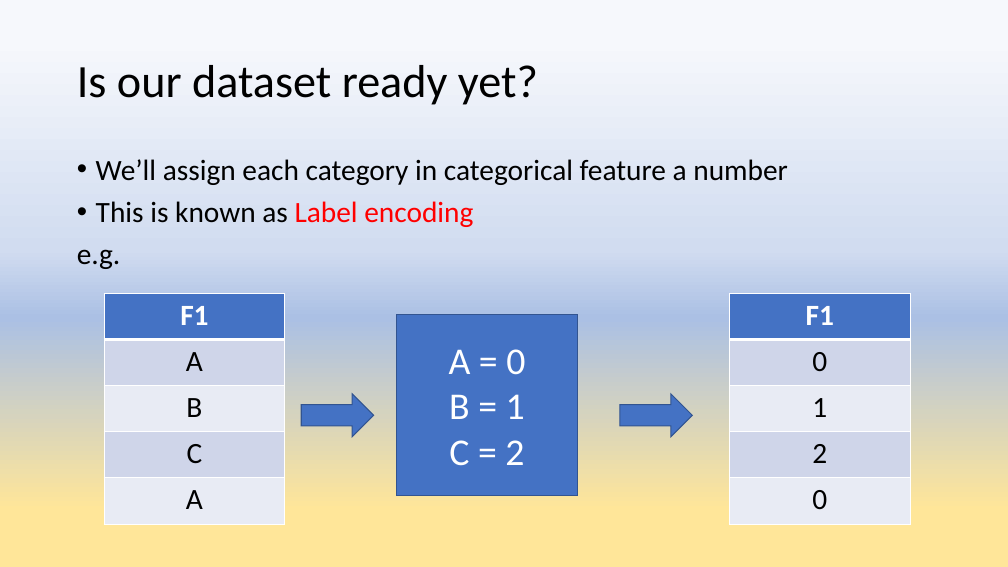
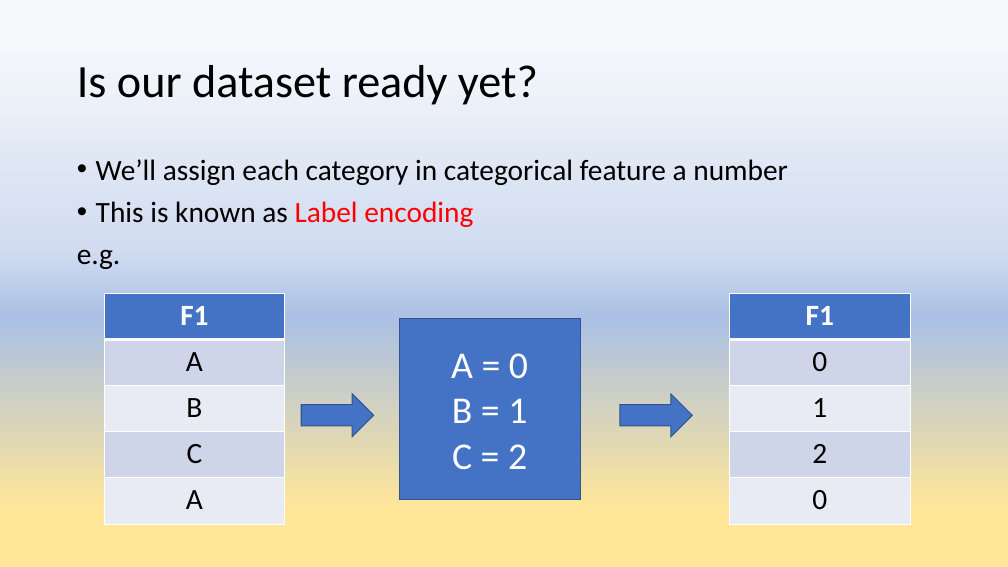
Before and after one commit to anujshr15/-MINOR-PROJECT--Intrusion-Detection-System-, a slide deck: slide 22 of Minor Project presentation.pptx (slide 21 before the commit). Drawn at 1008x567 pixels with LibreOffice and Linux fonts; fonts in the diff are those of the drawing. Boxes give left, top, right and bottom in pixels: in the first picture for what was removed or moved away, otherwise in the second. Text is boxed around its words. In the diff, an @@ line names an element or a change of style, - is before the commit and + after.

Commit message:
changes- about the dataset added

```diff
--- a/Minor Project presentation.pptx
+++ b/Minor Project presentation.pptx
@@ rectangle "A = 0": place and size @@
-rectangle "A = 0" at <box>397,315,578,495</box>
+rectangle "A = 0" at <box>399,318,580,499</box>
```
Also in this commit, not shown: 3 other slides changed, 1 slide added, 1 slide removed, 1 other file.
